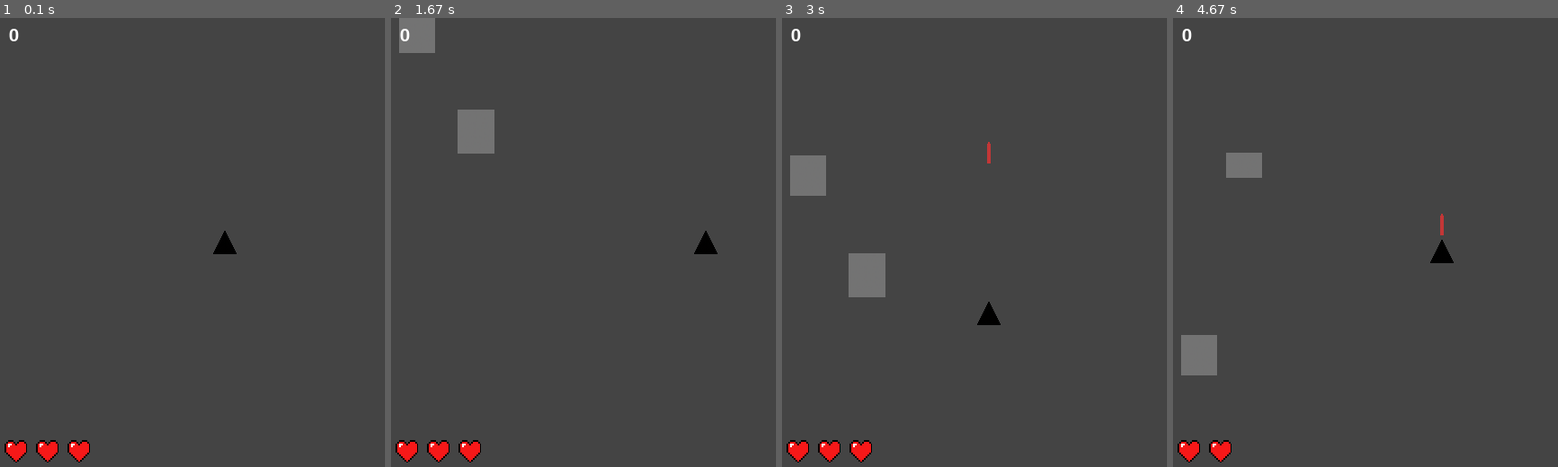
Above: before the commit, frames 1-4 (left to right).
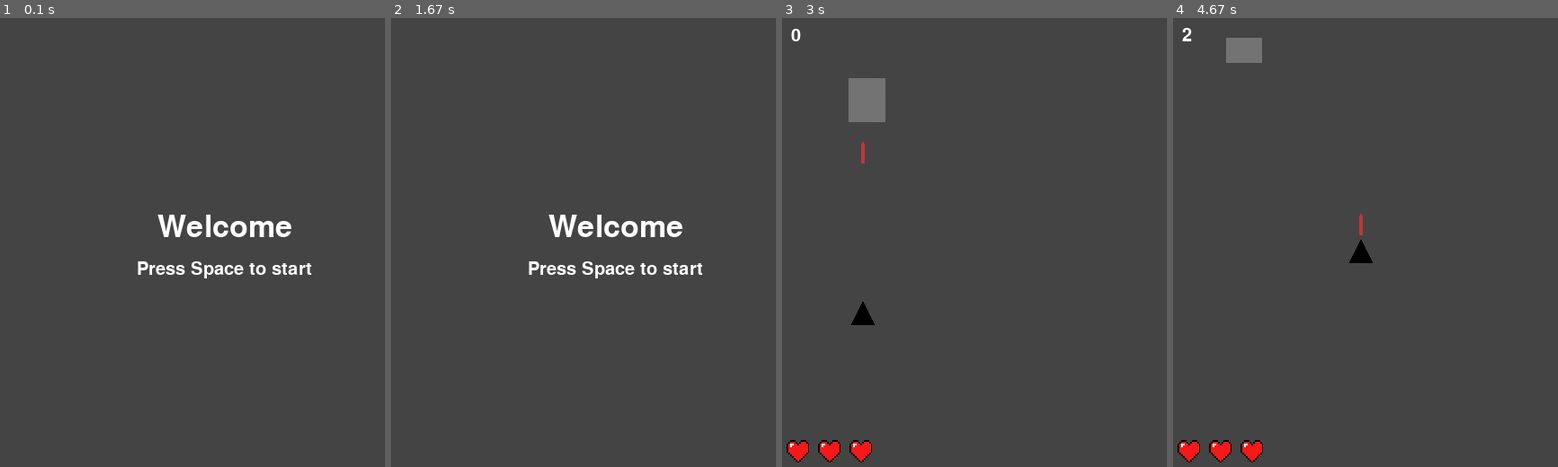
Above: after the commit, the same moments.

Repository: CodeAltF4/PygameGame
Game: pygame game, started from main.py
The game is run twice, just before and just after one commit, with the same random seed, the same clock (stepped at 60 frames per second) and the same inputs.
Inputs:
- Up to frame 1 (0.1 s): no input
- Up to frame 2 (1.67 s): hold D from 1.33 s (still down)
- Up to frame 3 (3 s): release D at 1.8 s; tap Space at 1.83, 2.23, 2.53, 2.8 s; hold A 2.17-2.7 s; hold S from 2.73 s (still down)
- Up to frame 4 (4.67 s): release S at 3.03 s; hold A 3.07-3.47 s; tap Space at 3.13, 3.43, 3.57, 3.97, 4.27, 4.63 s; hold W 3.5-3.87 s; hold D 3.9-4.53 s; hold S from 4.57 s (still down)

The runs differ from the first frame. In frame 1, 2.3% of the frame differs, in the area x 1-81%, y 2-99%; in frame 2, 3.9%, in the area x 1-85%, y 0-99%; in frame 3, 3.1%; in frame 4, 2.6%.

Commit message:
Add files via upload

Diff:
--- a/main.py
+++ b/main.py
@@ -35,11 +35,13 @@
 
 class MainRun(object):
     def __init__(self):
-        self.main()
+        self.start_game()
 
     def main(self):
         #time for independant framerate
         prev_time = time.time()
+        loop_iteration = 0
+        self.randomizer_list()
 
         #game loop
         running = True
@@ -88,16 +90,18 @@
                                                         playershot_sprite.get_width(),
                                                         playershot_sprite.get_height()])
 
-            #moving and generating the space rocks
-            if random.randint(0, 100) == 0:
-                spacerock.generate_rock_data()
-
-
-            #generating a extra life
-            if len(player.health) < 3:
-                if random.randint(0, 400) == 0:
-                    extra_life.generate_data()
-
+            if loop_iteration == 10000:
+                self.randomizer_list()
+                loop_iteration = 0
+
+            if len(spacerock.rocks) < 5:
+                if self.rock_list[loop_iteration] == 10:
+                    spacerock.generate_rock_data()
+
+                if len(extra_life.extra_life_list) < 1:
+                        if len(player.health) < 3:
+                            if self.heart_list[loop_iteration] == 10:
+                                extra_life.generate_data()
 
             #moving objects
             player_shot.move(dt)
@@ -106,16 +110,14 @@
 
             #detecting collisions
             for rock in spacerock.rocks:
-                #rock and spaceship
                 collision.collision_detect_rock_ship(rock)
-
                 for bullet in player_shot.bullets:
-                    #rock and bullet
                     collision.collision_detect_rock_shot(rock, bullet)
 
-                    for life in extra_life.extra_life_list:
-                        #bullet and extra life
-                        collision.collision_detect_extralife_shot(bullet, life)
+            for life in extra_life.extra_life_list:
+                for bullet in player_shot.bullets:
+                    collision.collision_detect_extralife_shot(bullet, life)
+
 
             #drawing objects
             spacerock.draw()
@@ -129,19 +131,46 @@
 
             pygame.display.update()
             clock.tick(fps)
+            loop_iteration += 1
 
             #if player has 0 lives game is lost
             if len(player.health) <= 0:
-                print("Game over")
                 self.game_over_menu()
 
 
+    def randomizer_list(self):
+        self.rock_list = [random.randint(0, 100) for _ in range(10000)]
+        self.heart_list = [random.randint(0, 400) for _ in range(10000)]
+
+
     def game_over_menu(self):
-        #game loop
+        root.fill(displaycolor)
+
+        font1 = pygame.font.Font(None, 50)
+        font2 = pygame.font.Font(None, 30)
+        font3 = pygame.font.Font(None, 20)
+
+        string1 = "Game over"
+        string2 = str(f"You got {player.score} points!")
+        string3 = "Press space to restart"
+
+        string1_width, string1_height = font1.size(string1)
+        string2_width, string2_height = font2.size(string2)
+        string3_width, string3_height = font3.size(string3)
+
+        text1 = font1.render(string1, 1, (255, 255, 255))
+        text2 = font2.render(string2, 1, (255, 255, 255))
+        text3 = font3.render(string3, 1, (255, 255, 255))
+
+        root.blit(text1, ((displayw/2)-(string1_width/2), (displayh/2)-string1_height))
+        root.blit(text2, ((displayw/2)-(string2_width/2), (displayh/2)+string2_height))
+        root.blit(text3, ((displayw/2)-(string3_width/2), displayh-(string3_height*2)))
+        pygame.display.update()
+
+        time.sleep(1.5)
+
         running = True
         while running:
-            root.fill(displaycolor)
-
             for event in pygame.event.get():
                 if event.type == pygame.QUIT:
                     pygame.quit()
@@ -152,34 +181,45 @@
                         player.__init__()
                         player_shot.__init__()
                         spacerock.__init__()
+                        extra_life.__init__()
                         self.main()
 
-            font1 = pygame.font.Font(None, 50)
-            font2 = pygame.font.Font(None, 30)
-            font3 = pygame.font.Font(None, 20)
-
-            string1 = "Game over"
-            string2 = str(f"You got {player.score} points!")
-            string3 = "Press space to restart"
-
-            string1_width, string1_height = font1.size(string1)
-            string2_width, string2_height = font2.size(string2)
-            string3_width, string3_height = font3.size(string3)
-
-            text1 = font1.render(string1, 1, (255, 255, 255))
-            text2 = font2.render(string2, 1, (255, 255, 255))
-            text3 = font3.render(string3, 1, (255, 255, 255))
-
-            root.blit(text1, ((displayw/2)-(string1_width/2), (displayh/2)-string1_height))
-            root.blit(text2, ((displayw/2)-(string2_width/2), (displayh/2)+string2_height))
-            root.blit(text3, ((displayw/2)-(string3_width/2), displayh-(string3_height*2)))
-
-            pygame.display.update()
-            clock.tick(fps)
-
-
-    def start_game():
-        pass
+    def start_game(self):
+        root.fill(displaycolor)
+
+        font1 = pygame.font.Font(None, 50)
+        font2 = pygame.font.Font(None, 30)
+
+        string1 = "Welcome"
+        string2 = "Press Space to start"
+
+        string1_width, string1_height = font1.size(string1)
+        string2_width, string2_height = font2.size(string2)
+
+        text1 = font1.render(string1, 1, (255, 255, 255))
+        text2 = font2.render(string2, 1, (255, 255, 255))
+
+        root.blit(text1, ((displayw/2)-(string1_width/2), (displayh/2)-string1_height))
+        root.blit(text2, ((displayw/2)-(string2_width/2), (displayh/2)+string2_height))
+        pygame.display.update()
+
+        time.sleep(1.5)
+
+        running = True
+        while running:
+            for event in pygame.event.get():
+                if event.type == pygame.QUIT:
+                    pygame.quit()
+                    quit()
+
+                if event.type == pygame.KEYDOWN:
+                    if event.key == pygame.K_SPACE:
+                        player.__init__()
+                        player_shot.__init__()
+                        spacerock.__init__()
+                        extra_life.__init__()
+                        self.main()
+
 
 
 class Player(object):
@@ -319,6 +359,13 @@
                 player.health.append([75, displayh-player_health_sprite.get_height()-5])
 
             extra_life.extra_life_list.remove(life)
+            player_shot.bullets.remove(shot)
+
+    def collision_detect_extralife_ship(self, life):
+        if pygame.Rect(life[0], [1], extra_life_sprite.get_width(), extra_life_sprite.get_height()).colliderect(
+            pygame.Rect(player.xpos, player.ypos, player.xsize, player.ysize)):
+
+            extra_life.extra_life_list.remove(life)
 
 
     def collision_detect_rock_ship(self, rock):
@@ -331,17 +378,15 @@
             #delete last element in health list
             del player.health[-1]
 
-            print("chrashed ship")
-
 
     def collision_detect_rock_shot(self, rock, shot):
         #collision detection
         if pygame.Rect(rock[0], rock[1], rock[2], rock[3]).colliderect(
             pygame.Rect(shot[0], shot[1], shot[2], shot[3])):
 
-            spacerock.rocks.remove(rock)
+            if rock in spacerock.rocks:
+                spacerock.rocks.remove(rock)
             player_shot.bullets.remove(shot)
-            print("Shot hit rock")
             #add points
             player.score += 1
 
